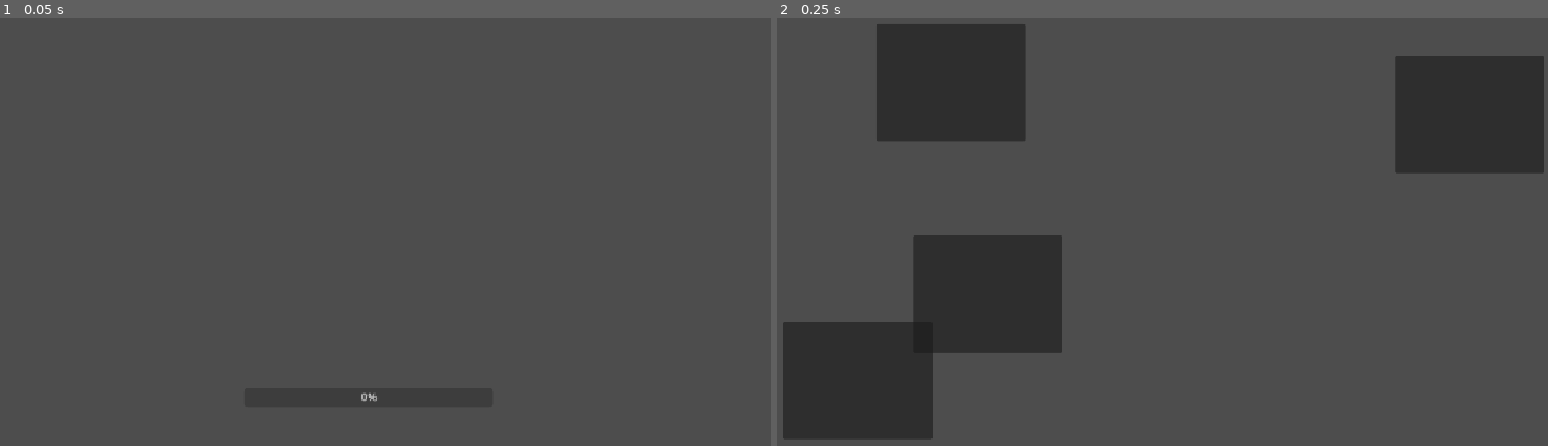
Above: before the commit, frames 1-2 (left to right).
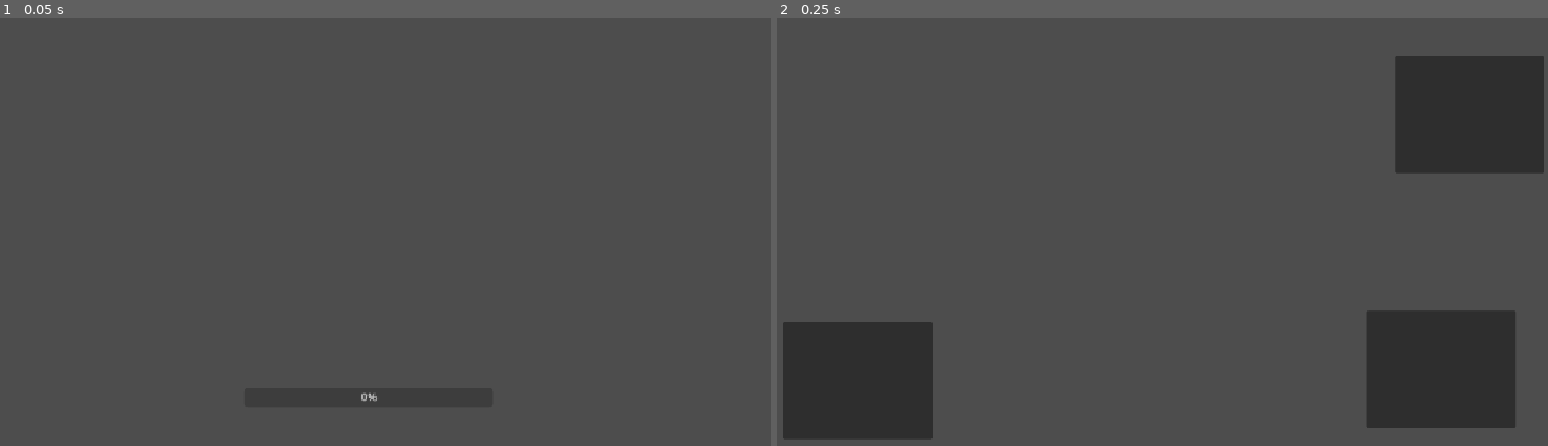
Above: after the commit, the same moments.

Repository: dao1701/android_base
Game: Godot game, scene res://loader.tscn
The game is run twice, just before and just after one commit, with the same random seed, the same clock (stepped at 60 frames per second) and the same inputs.
Inputs:
- Up to frame 1 (0.05 s): no input
- Up to frame 2 (0.25 s): no input

Frame 1 is identical in both runs. In frame 2, 16% of the frame differs, in the area x 12-96%, y 1-96%.

Commit message:
Update Panel5 offsets in main.tscn for improved layout consistency

Diff:
--- a/src/main.tscn
+++ b/src/main.tscn
@@ -12,23 +12,10 @@
 anchor_top = 0.5
 anchor_right = 0.5
 anchor_bottom = 0.5
-offset_left = -392.0
-offset_top = -312.0
-offset_right = -177.0
-offset_bottom = -143.0
-grow_horizontal = 2
-grow_vertical = 2
-
-[node name="Panel5" type="Panel" parent="."]
-anchors_preset = 8
-anchor_left = 0.5
-anchor_top = 0.5
-anchor_right = 0.5
-anchor_bottom = 0.5
-offset_left = -339.0
-offset_top = -7.0
-offset_right = -124.0
-offset_bottom = 162.0
+offset_left = 314.0
+offset_top = 101.0
+offset_right = 529.0
+offset_bottom = 270.0
 grow_horizontal = 2
 grow_vertical = 2
 
